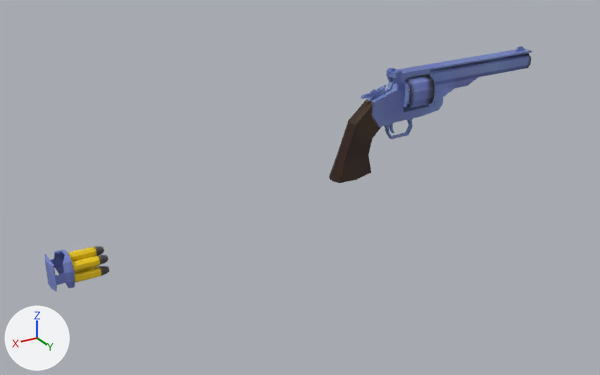
The FBX model Western First Person Shooter/Assets/3Dmodels/revolver.fbx as it was, and as the next commit left it.
One viewpoint serves both versions: a camera (50 mm lens) standing at (0.596, 2.352, 0.891) and looking at (-0.804, 0.018, -0.276). Lighting does not change. The marker at lower left points along +X, +Y and +Z. Where no turn or scale is listed for an object, it has been applied to the vertices.

In view in the first picture: 'loader', 'revolver'.
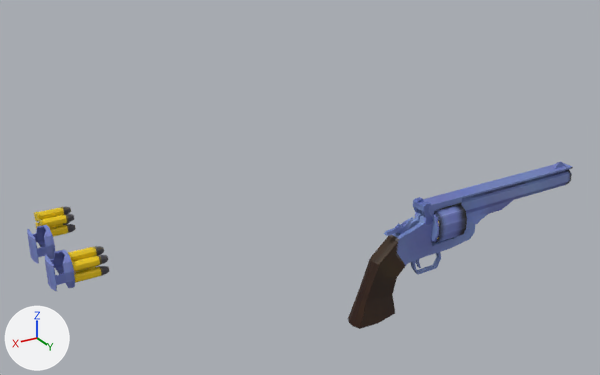
Scene script edits in JSON lines:
```json
{"op": "add", "block": "mat_material_001", "code": ["mat_material_001 = principled_material('Material.001')", "mat_material_001.texture = img_schofieldtexturepaintedited_png  # with its transparency"]}
{"op": "add", "block": "me_cube_020", "code": ["me_cube_020 = bpy.data.meshes.new('Cube.020')", "me_cube_020.from_pydata(...)  # 336 vertices, 324 faces; spans x -0.0704..0.0448, y -0.0491..0.0491, z -0.0521..0.0515", "me_cube_020.materials.append(mat_material)  # picture img_schofieldtexturepaintedited_png"]}
{"op": "add", "block": "me_cube_019", "code": ["me_cube_019 = bpy.data.meshes.new('Cube.019')", "me_cube_019.from_pydata(...)  # 72 vertices, 72 faces; spans x 0.032..0.0982, y -0.0565..0.0565, z -0.0576..0.0577", "me_cube_019.materials.append(mat_material)  # picture img_schofieldtexturepaintedited_png"]}
{"op": "add", "block": "me_cube_013", "code": ["me_cube_013 = bpy.data.meshes.new('Cube.013')", "me_cube_013.from_pydata(...)  # 192 vertices, 180 faces; spans x -0.06..0.0224, y -0.0481..0.0491, z -0.0863..0.0156", "me_cube_013.materials.append(mat_material_001)  # picture img_schofieldtexturepaintedited_png"]}
{"op": "set", "path": "ob_revolver.location", "old": "(-1.331, 0.0, -0.015)", "new": "(-1.116, 0.455, -0.312)"}
{"op": "add", "block": "ob_newbullets", "code": ["ob_newbullets = bpy.data.objects.new('newBullets', me_cube_020)", "ob_newbullets.location = (-0.013, -0.356, -0.374)"]}
{"op": "add", "block": "ob_emptyloader", "code": ["ob_emptyloader = bpy.data.objects.new('emptyLoader', me_cube_019)", "ob_emptyloader.location = (0.0, -0.21, -0.374)"]}
{"op": "add", "block": "ob_casings", "code": ["ob_casings = bpy.data.objects.new('casings', me_cube_013)", "ob_casings.location = (-1.053, 0.457, -0.265)"]}
```

Where the change shows, as pixel boxes (x1, y1, x2, y2) in the pictures (600 x 375 px):
```json
{"object": "revolver", "change": "moved", "before": [329, 46, 532, 183], "after": [348, 161, 573, 329]}
{"object": "newBullets", "change": "added", "after": [34, 206, 76, 237], "on screen": "yellow"}
{"object": "emptyLoader", "change": "added", "after": [27, 225, 55, 264], "on screen": "blue"}
```
